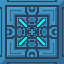
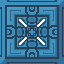
Revision of a layered 64px x 64px image; what changed, layer by layer:
renamed "Layer 6 copy" to "team_color", showed it, moved it above "Layer 7", painted on it over (19, 19, 45, 45)
painted on "Layer 7" over (19, 19, 45, 45)
removed layer "Layer 6" over (19, 19, 45, 45)
